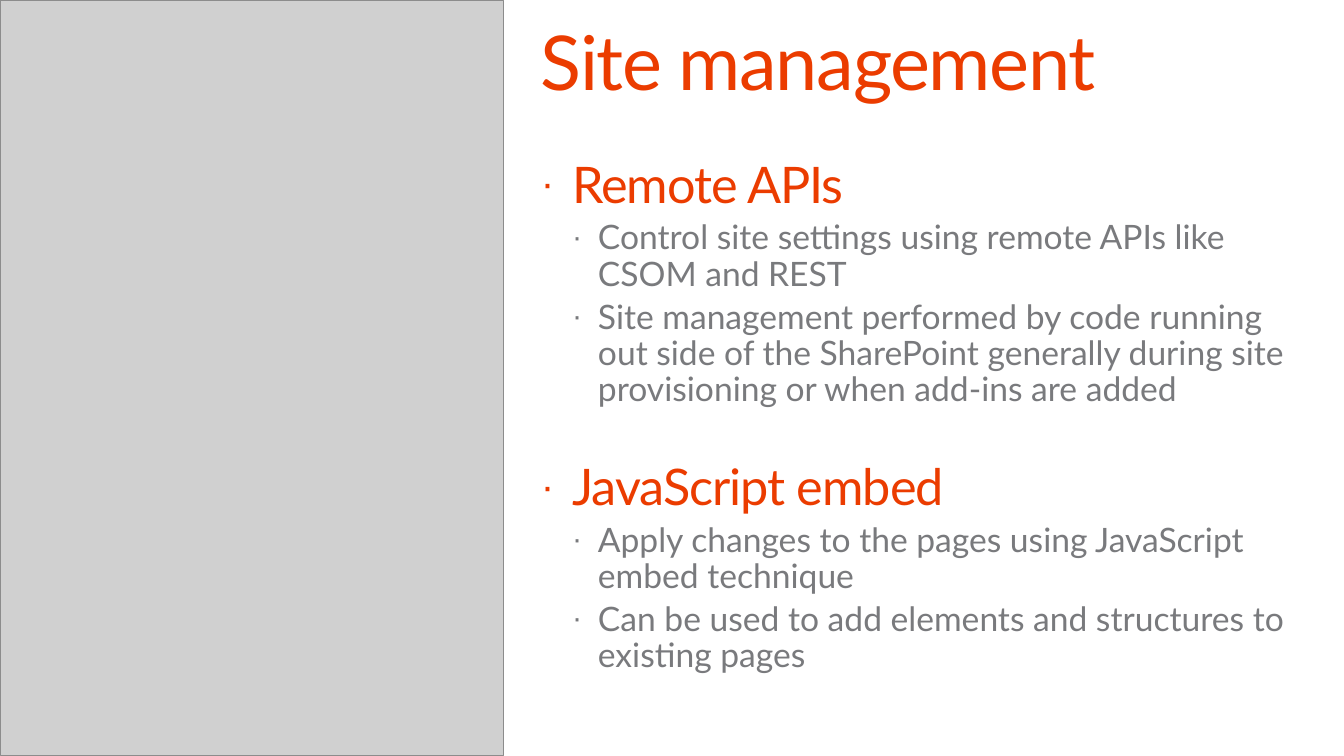
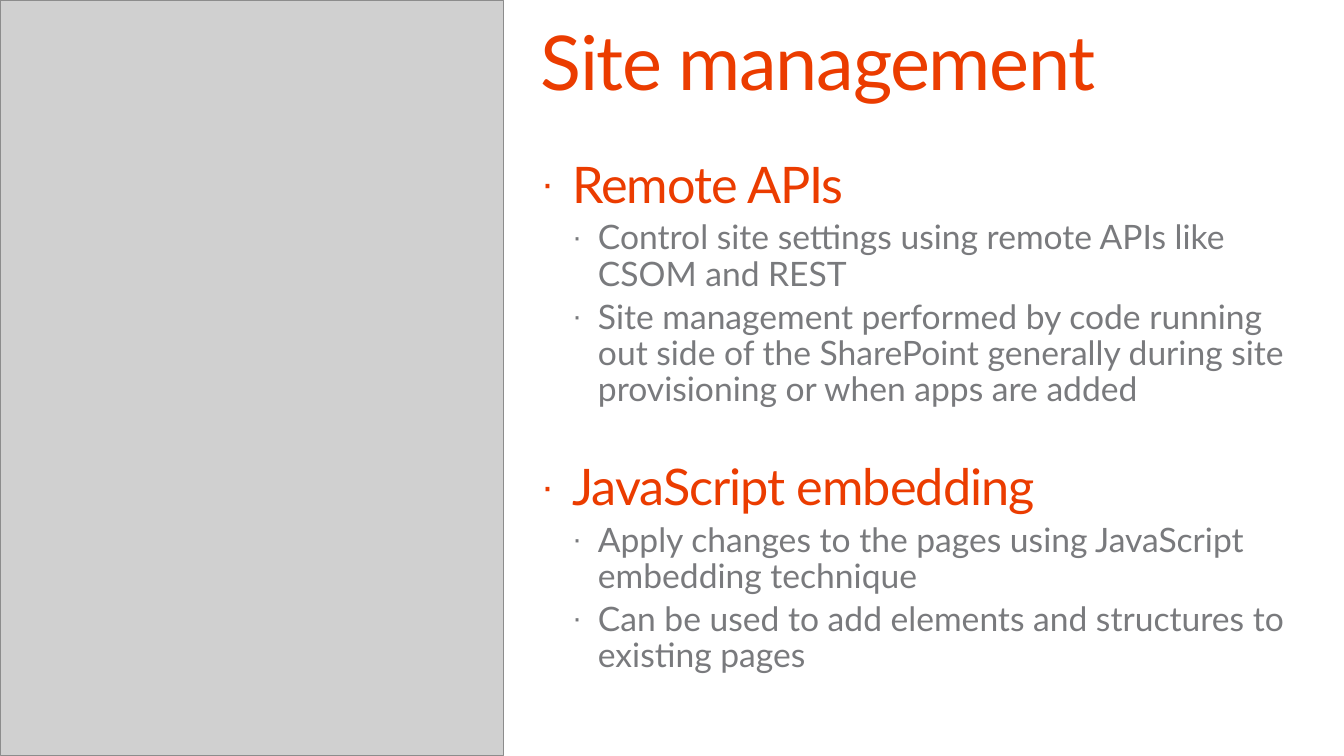
Before and after one commit to OfficeDev/TrainingContent, a slide deck: slide 7 of O3658/02 Managing site settings using app model/2_SiteManagement.pptx. Drawn at 1344x756 pixels with LibreOffice and Linux fonts; fonts in the diff are those of the drawing; grey boxes stand for pictures; background and template pictures are left out. Boxes give left, top, right and bottom in pixels: in the first picture for what was removed or moved away, otherwise in the second. Text is boxed around its words. In the diff, an @@ line names an element or a change of style, - is before the commit and + after.

```diff
--- a/O3658/02 Managing site settings using app model/2_SiteManagement.pptx
+++ b/O3658/02 Managing site settings using app model/2_SiteManagement.pptx
@@ text at (x1=572, y1=304, x2=1283, y2=594): text changed @@
-  · Site management performed by code running out side of the SharePoint generally during site provisioning or when add-ins are added
-· JavaScript embed
-  · Apply changes to the pages using JavaScript embed technique
+  · Site management performed by code running out side of the SharePoint generally during site provisioning or when apps are added
+· JavaScript embedding
+  · Apply changes to the pages using JavaScript embedding technique
```
Also in this commit, not shown: 15 other slides changed, 1 slide added, 1 slide removed, 1 other file.
